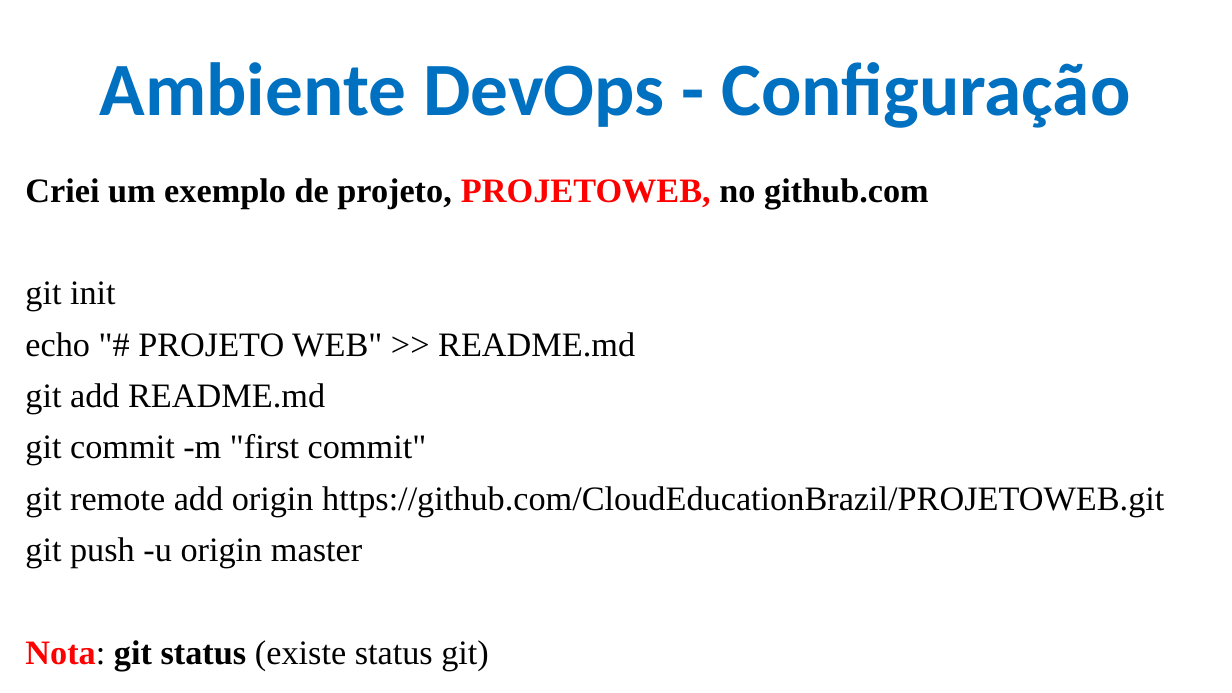
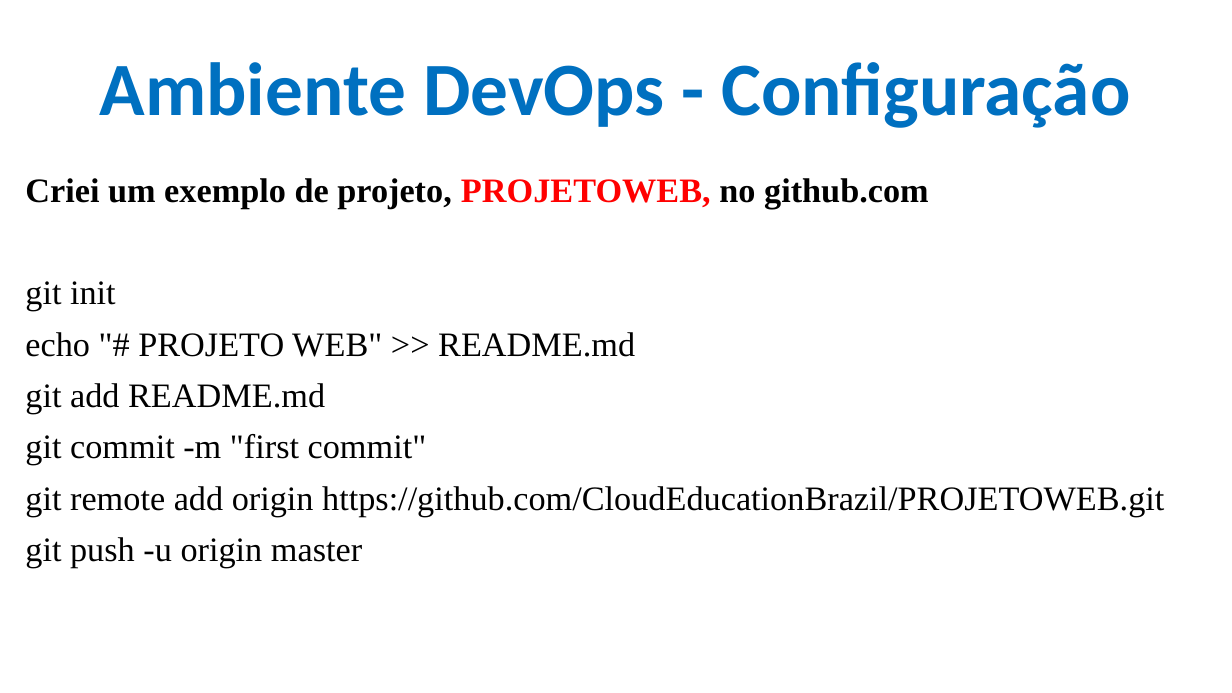
Before and after one commit to CloudEducationBrazil/WydenDesenvolvimentoWebPHP, a slide deck: slide 8 of 01 Classes/Aula 02, 03, 04 Desenvolvimento Web Caracterização - HTML.pptx. Drawn at 1232x693 pixels with LibreOffice and Linux fonts; fonts in the diff are those of the drawing; background and template pictures are left out. Boxes give left, top, right and bottom in pixels: in the first picture for what was removed or moved away, otherwise in the second. Text is boxed around its words. In the diff, an @@ line names an element or a change of style, - is before the commit and + after.

```diff
--- a/01 Classes/Aula 02, 03, 04 Desenvolvimento Web Caracterização - HTML.pptx
+++ b/01 Classes/Aula 02, 03, 04 Desenvolvimento Web Caracterização - HTML.pptx
@@ text at (x1=25, y1=640, x2=489, y2=671): paragraph removed @@
-Nota: git status (existe status git)
```
Also in this commit, not shown: 1 other slide changed, 1 slide added, 1 other file.
